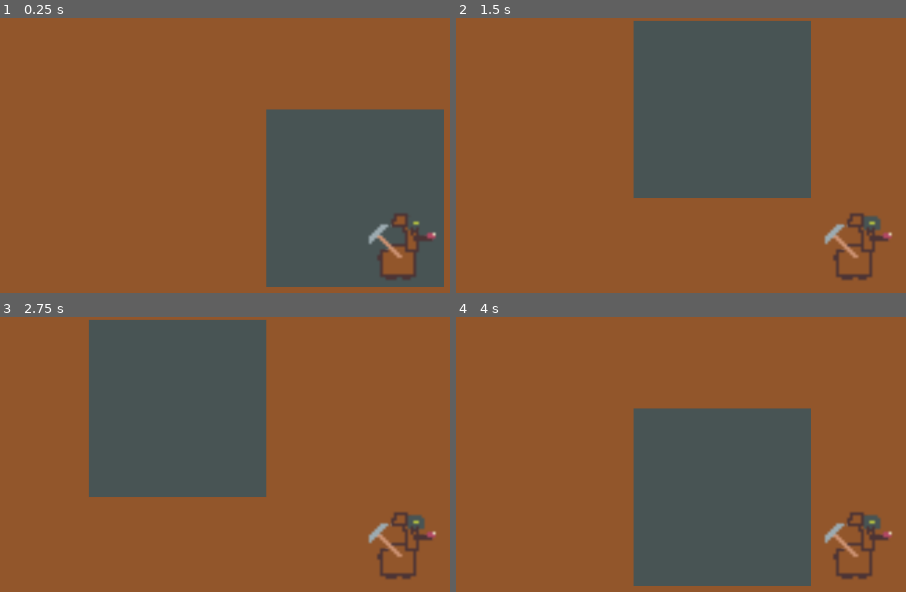
Above: before the commit, frames 1-4 (two rows, left to right).
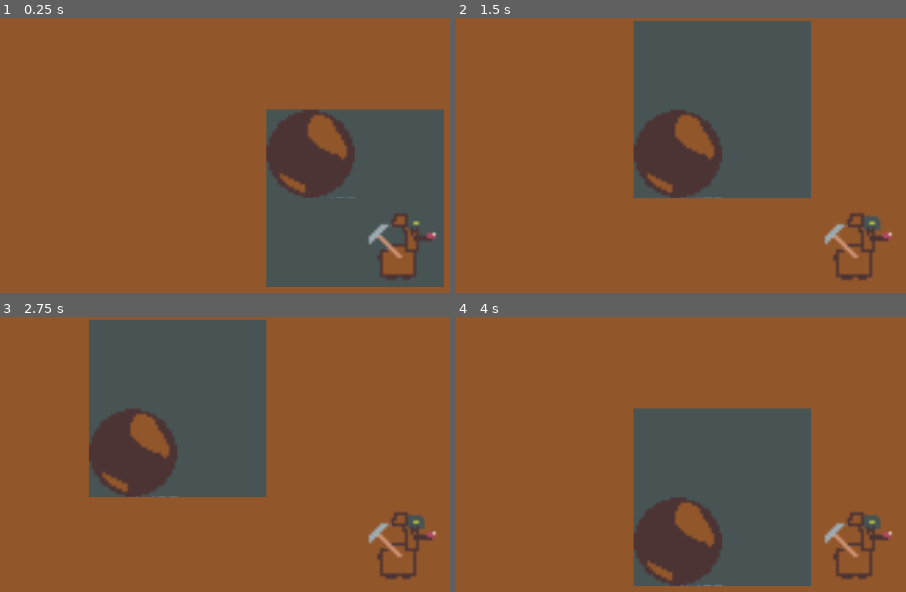
Above: after the commit, the same moments.

Repository: Zoey31/NGJ2024
Game: Godot game, scene res://scenes/tilemap_scene.tscn
The game is run twice, just before and just after one commit, with the same random seed, the same clock (stepped at 60 frames per second) and the same inputs.
Inputs:
- Up to frame 1 (0.25 s): no input
- Up to frame 2 (1.5 s): tap Enter at 0.5 s; hold D (right) 0.53-1.28 s; tap Space at 1.25 s; hold S (down) from 1.28 s (still down)
- Up to frame 3 (2.75 s): tap Enter at 2 s; release S (down) at 2.03 s; hold D (right) from 2.03 s (still down)
- Up to frame 4 (4 s): tap Space at 2.75 s; release D (right) at 2.78 s; hold W (up) 2.78-3.53 s; tap Enter at 3.5 s; hold A (left) from 3.53 s (still down)

The runs differ from the first frame. In frame 1, 4.7% of the frame differs, in the area x 59-79%, y 33-66%; in frame 2, 4.7%; in frame 3, 4.7%; in frame 4, 4.7%, in the area x 39-60%, y 65-98%.

Commit message:
Add behaviours for objects

Diff:
--- /dev/null
+++ b/gameObjects/behaviours/RockBehaviour.gd
@@ -0,0 +1,31 @@
+extends Node2D
+
+
+# Called when the node enters the scene tree for the first time.
+func _ready() -> void:
+	$"/root/TurnManager".onTurnChange.connect(fallAction)
+
+# Called every frame. 'delta' is the elapsed time since the previous frame.
+func _process(delta: float) -> void:
+	pass
+
+func fallAction(tilemap: TileMapLayer):
+	print("rock " + name + " has started falling")
+
+
+	var positionsToCheck = [
+		position + Vector2.DOWN * tilemap.tile_set.tile_size.y,
+		position + 2 * Vector2.DOWN * tilemap.tile_set.tile_size.y,
+		position + 3 * Vector2.DOWN * tilemap.tile_set.tile_size.y
+	]
+	print(positionsToCheck)
+
+	var nextPosition = position
+	for positionToCheck in positionsToCheck:
+		var possibleNextPosition = tilemap.local_to_map(positionToCheck)
+		var cellData = tilemap.get_cell_tile_data(possibleNextPosition)
+		if cellData and cellData.get_custom_data("walkable") and not cellData.get_custom_data("destructable"):
+			nextPosition = positionToCheck
+		else:
+			break
+	position = nextPosition
--- a/gameObjects/block.tscn
+++ /dev/null
@@ -1,19 +0,0 @@
-[gd_scene load_steps=3 format=3 uid="uid://biho0sqnsx1b3"]
-
-[ext_resource type="Texture2D" uid="uid://bl6n5molevs8l" path="res://sprites/Sprite-0001.png" id="1_hcv85"]
-
-[sub_resource type="RectangleShape2D" id="RectangleShape2D_li7e5"]
-size = Vector2(32, 32)
-
-[node name="Block" type="Node2D"]
-
-[node name="Area2D" type="Area2D" parent="."]
-
-[node name="CollisionShape2D" type="CollisionShape2D" parent="Area2D"]
-shape = SubResource("RectangleShape2D_li7e5")
-
-[node name="Sprite2D" type="Sprite2D" parent="."]
-texture = ExtResource("1_hcv85")
-region_enabled = true
-region_rect = Rect2(32, 64, 32, 32)
-region_filter_clip_enabled = true
--- a/gameObjects/hardBlock.tscn
+++ /dev/null
@@ -1,19 +0,0 @@
-[gd_scene load_steps=3 format=3 uid="uid://biho0sqnsx1b4"]
-
-[ext_resource type="Texture2D" uid="uid://bl6n5molevs8l" path="res://sprites/Sprite-0001.png" id="1_62aqj"]
-
-[sub_resource type="RectangleShape2D" id="RectangleShape2D_li7e5"]
-size = Vector2(32, 32)
-
-[node name="HardBlock" type="Node2D"]
-
-[node name="Area2D" type="Area2D" parent="."]
-
-[node name="CollisionShape2D" type="CollisionShape2D" parent="Area2D"]
-shape = SubResource("RectangleShape2D_li7e5")
-
-[node name="Sprite2D" type="Sprite2D" parent="."]
-texture = ExtResource("1_62aqj")
-region_enabled = true
-region_rect = Rect2(32, 128, 32, 32)
-region_filter_clip_enabled = true
--- a/gameObjects/noBlock.tscn
+++ /dev/null
@@ -1,11 +0,0 @@
-[gd_scene load_steps=2 format=3 uid="uid://biho0sqnsx1b5"]
-
-[ext_resource type="Texture2D" uid="uid://bl6n5molevs8l" path="res://sprites/Sprite-0001.png" id="1_hcv85"]
-
-[node name="NoBlock" type="Node2D"]
-
-[node name="Sprite2D" type="Sprite2D" parent="."]
-texture = ExtResource("1_hcv85")
-region_enabled = true
-region_rect = Rect2(0, 128, 32, 32)
-region_filter_clip_enabled = true
--- a/gameObjects/playerController.gd
+++ b/gameObjects/playerController.gd
@@ -10,6 +10,7 @@
 var actions = []
 var blockAction = false
 @export var tilemap: TileMapLayer
+var turnManager
 
 func getTransformVector(direction):
 	var result = Vector2(0, 0)
@@ -43,6 +44,7 @@
 func _ready() -> void:
 	actions = []
 	blockAction = false
+	turnManager = get_node("/root/TurnManager")
 
 func startMove(direction):
 	if direction not in actions:
@@ -64,13 +66,12 @@
 
 	var current = getCurrentPosition()
 	var nextPosition = getNextPosition(action)
-	var nextCellData = tilemap.get_cell_tile_data(nextPosition)
-	print("Current: " + str(current))
-	print("nextPosition: " + str(nextPosition))
-	print("nextCellData: " + str(nextCellData))
+	var nextCellData: TileData = tilemap.get_cell_tile_data(nextPosition)
 
 	if nextCellData and nextCellData.get_custom_data("walkable"):
 		position = position + getTransformVector(action)
+		turnManager.playerActionSelect.emit(tilemap)
+		return
 
 # Called every frame. 'delta' is the elapsed time since the previous frame.
 func _process(delta: float) -> void:
--- a/gameObjects/rock.tscn
+++ b/gameObjects/rock.tscn
@@ -1,11 +1,14 @@
-[gd_scene load_steps=3 format=3 uid="uid://biho0sqnsx1b6"]
+[gd_scene load_steps=4 format=3 uid="uid://biho0sqnsx1b6"]
 
+[ext_resource type="Script" path="res://gameObjects/behaviours/RockBehaviour.gd" id="1_fvviw"]
 [ext_resource type="Texture2D" uid="uid://bl6n5molevs8l" path="res://sprites/Sprite-0001.png" id="1_o2th6"]
 
 [sub_resource type="RectangleShape2D" id="RectangleShape2D_li7e5"]
 size = Vector2(32, 32)
 
 [node name="Rock" type="Node2D"]
+position = Vector2(16, 16)
+script = ExtResource("1_fvviw")
 
 [node name="Area2D" type="Area2D" parent="."]
 
--- /dev/null
+++ b/globals/TurnManager.gd
@@ -0,0 +1,25 @@
+extends Node
+
+var currentTurn = 0
+signal playerActionSelect(tileMap)
+signal onTurnChange(tileMap)
+signal onTurnStart(currentTurnIndex)
+
+var gameStarted: bool = false
+
+# Called when the node enters the scene tree for the first time.
+func _ready() -> void:
+	playerActionSelect.connect(changeTurn)
+
+
+# Called every frame. 'delta' is the elapsed time since the previous frame.
+func _process(delta: float) -> void:
+	if gameStarted == false:
+		gameStarted = true
+		onTurnStart.emit(currentTurn)
+
+func changeTurn(tileMap):
+	onTurnChange.emit(tileMap)
+	print("Turn " + str(currentTurn) + " has ended")
+	currentTurn += 1
+	onTurnStart.emit(currentTurn)
--- a/project.godot
+++ b/project.godot
@@ -14,6 +14,10 @@
 run/main_scene="res://scenes/tilemap_scene.tscn"
 config/features=PackedStringArray("4.3", "Forward Plus")
 config/icon="res://icon.svg"
+
+[autoload]
+
+TurnManager="*res://globals/TurnManager.gd"
 
 [input]
 
--- a/scenes/tilemap_scene.tscn
+++ b/scenes/tilemap_scene.tscn
@@ -1,9 +1,11 @@
-[gd_scene load_steps=3 format=4 uid="uid://bbvl71uk3ahv6"]
+[gd_scene load_steps=4 format=4 uid="uid://bbvl71uk3ahv6"]
 
 [ext_resource type="TileSet" uid="uid://dsk6aesx13nak" path="res://gameObjects/tilemap.tres" id="1_8030w"]
 [ext_resource type="PackedScene" uid="uid://d01pinphi0h0q" path="res://gameObjects/player.tscn" id="2_2ym4c"]
+[ext_resource type="PackedScene" uid="uid://biho0sqnsx1b6" path="res://gameObjects/rock.tscn" id="3_v1x1a"]
 
 [node name="TilemapScene" type="Node2D"]
+position = Vector2(-48, -272)
 
 [node name="TileMap" type="TileMapLayer" parent="."]
 tile_map_data = PackedByteArray("AAD4//j/AAABAAIAAAD4//n/AAABAAIAAAD4//r/AAABAAIAAAD4//v/AAABAAIAAAD4//z/AAABAAIAAAD4/w …(34304 unchanged characters)…
@@ -13,3 +15,6 @@
 [node name="Player" parent="." node_paths=PackedStringArray("tilemap") instance=ExtResource("2_2ym4c")]
 position = Vector2(16, 16)
 tilemap = NodePath("../TileMap")
+
+[node name="Rock" parent="." instance=ExtResource("3_v1x1a")]
+position = Vector2(-16, -16)
Not shown: 1 places in scenes/test_scene.tscn that only renumber resources
